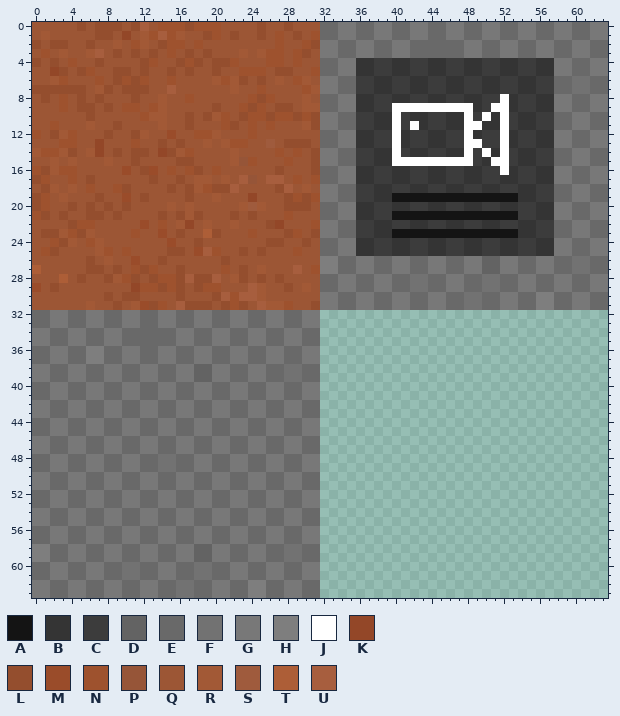
Two states of a pixel-art sprite, AutoScripting-Matrix/Assets/Textures/ASMPlayerCameraSetter.png. That is the earlier state.
The file is 64x64 pixels. Colours within 5 levels of each other are drawn and written as one.
Palette (. is transparent): A #141414  B #343434  C #3c3c3c  D #636363  E #696969  F #727272  G #787878  H #7e7e7e  J #ffffff  K #934728  L #944e2e  M #9a4c2a  N #9e522e  P #965538  Q #9c5635  R #a25936  S #9f5b3d  T #ad5e37  U #a75e3e
Now the later version:
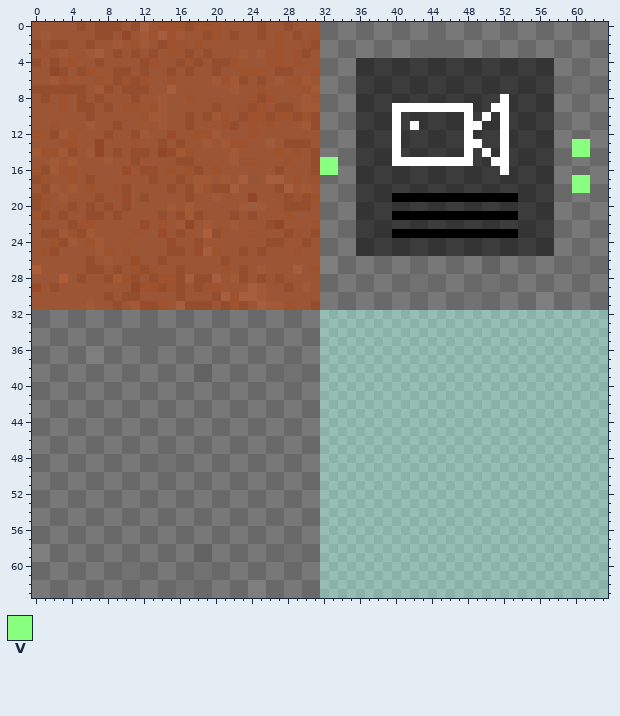
Colours new in this view: V #89ff80
The author wrote: 玩家摄像机设置器：优化材质
Difference:
colour A: #141414 -> #000000
Changed rows in their new state; - is a pixel that keeps its letter.
first column x 32:
13 ----------------------------VV
14 ----------------------------VV
15 VV----------------------------
16 VV----------------------------
17 ----------------------------VV
18 ----------------------------VV
Where, in picture pixels (left, top, right, bottom), the same in both pictures:
changed: (572, 139, 590, 193)
changed: (320, 157, 338, 175)
changed: (392, 193, 518, 238)
